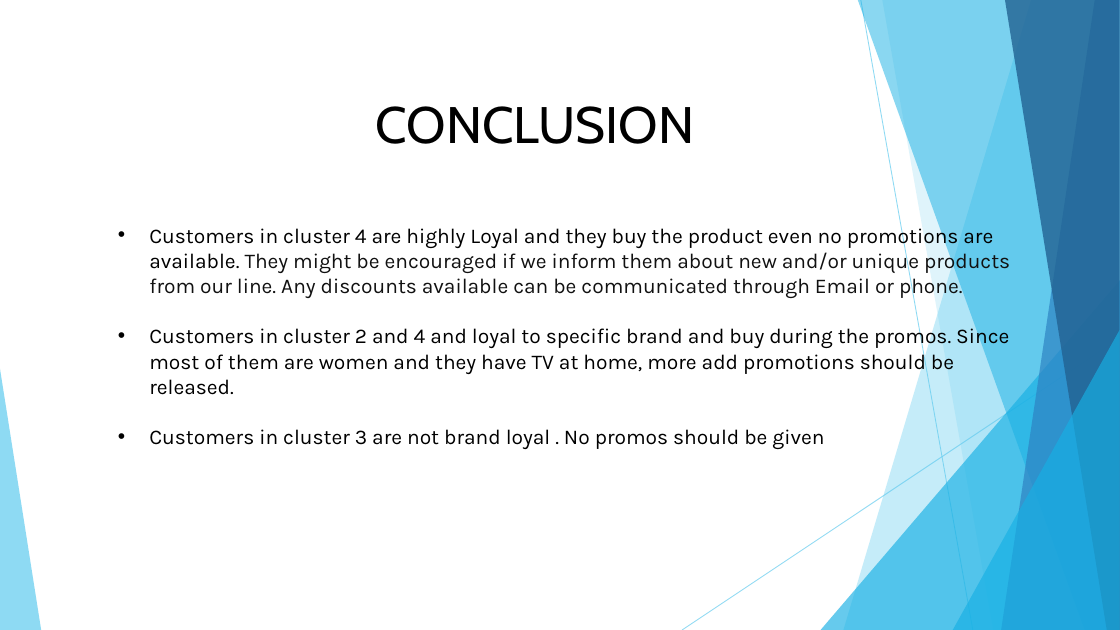
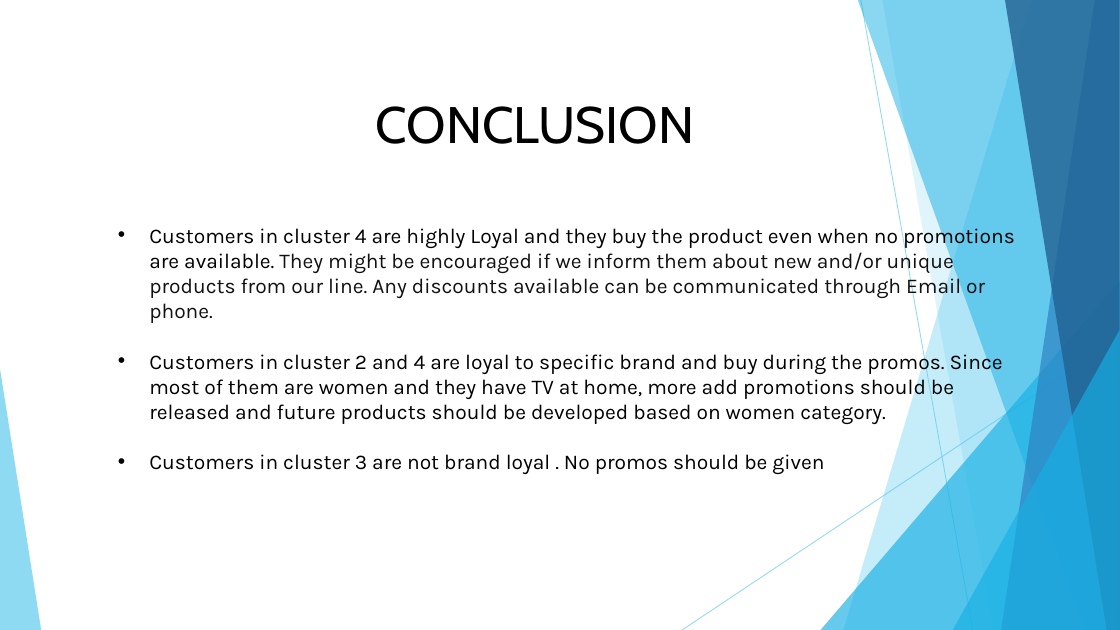
Before and after one commit to Niharika695/64060---npillana--assignment-2, a slide deck: slide 4 of Final Exam/MARKET SEGMENTATION OF BATHSOAP.pptx. Drawn at 1120x630 pixels with LibreOffice and Linux fonts; fonts in the diff are those of the drawing. Boxes give left, top, right and bottom in pixels: in the first picture for what was removed or moved away, otherwise in the second. Text is boxed around its words. In the diff, an @@ line names an element or a change of style, - is before the commit and + after.

```diff
--- a/Final Exam/MARKET SEGMENTATION OF BATHSOAP.pptx
+++ b/Final Exam/MARKET SEGMENTATION OF BATHSOAP.pptx
@@ text at [149, 223, 1015, 424]: text changed @@
-• Customers in cluster 4 are highly Loyal and they buy the product even no promotions are available. They might be encouraged if we inform them about new and/or unique products from our line. Any discounts available can be communicated through Email or phone.
-• Customers in cluster 2 and 4 and loyal to specific brand and buy during the promos. Since most of them are women and they have TV at home, more add promotions should be released.
+• Customers in cluster 4 are highly Loyal and they buy the product even when no promotions are available. They might be encouraged if we inform them about new and/or unique products from our line. Any discounts available can be communicated through Email or phone.
+• Customers in cluster 2 and 4 are loyal to specific brand and buy during the promos. Since most of them are women and they have TV at home, more add promotions should be released and future products should be developed based on women category.
```
Also in this commit, not shown: 2 other slides changed.
